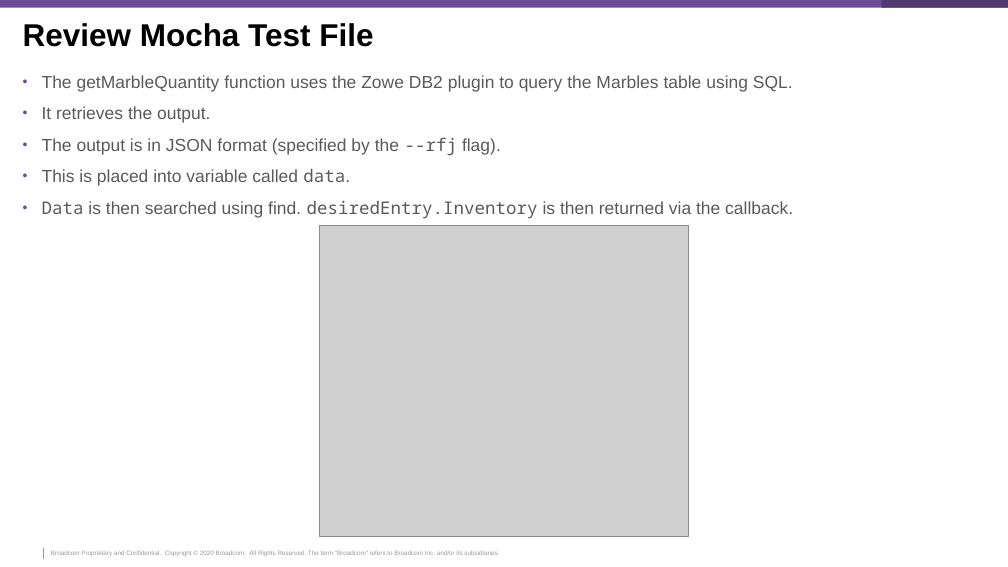
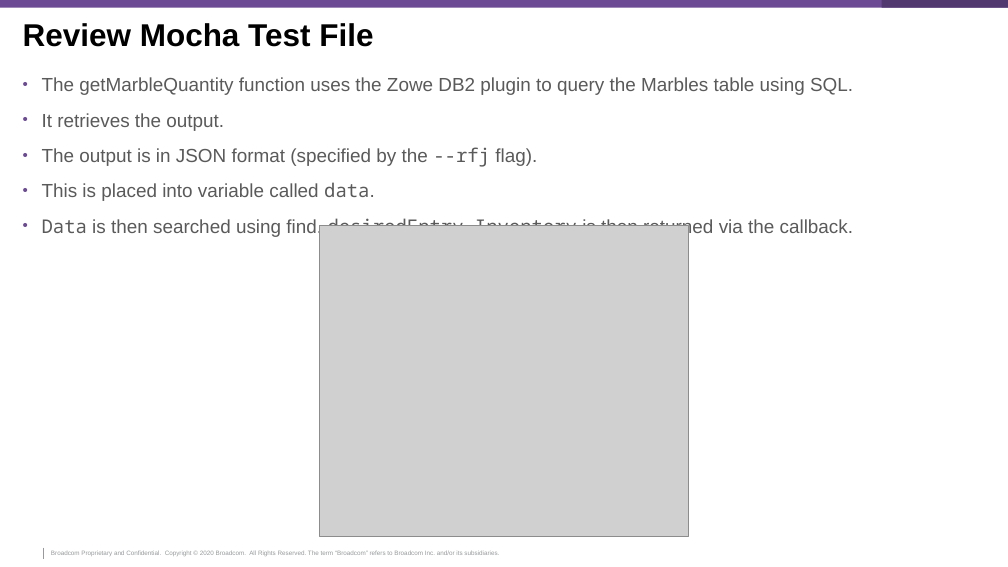
Before and after one commit to McQuitty-Broadcom/Zowe-DevOps-Example, a slide deck: slide 64 of .workshop/DevOps-Workshop.pptx (slide 63 before the commit). Drawn at 1008x567 pixels with LibreOffice and Linux fonts; fonts in the diff are those of the drawing; grey boxes stand for pictures; background and template pictures are left out. Boxes give left, top, right and bottom in pixels: in the first picture for what was removed or moved away, otherwise in the second. Text is boxed around its words. In the diff, an @@ line names an element or a change of style, - is before the commit and + after.

Commit message:
Updating PPT

```diff
--- a/.workshop/DevOps-Workshop.pptx
+++ b/.workshop/DevOps-Workshop.pptx
@@ text "The getMarbleQuantity function uses the ..." at <box>42,77,853,237</box>: size 16.6 to 18 pt; line spacing 0.9 to 1 @@
```
Also in this commit, not shown: 2 other slides changed, 1 slide added.
